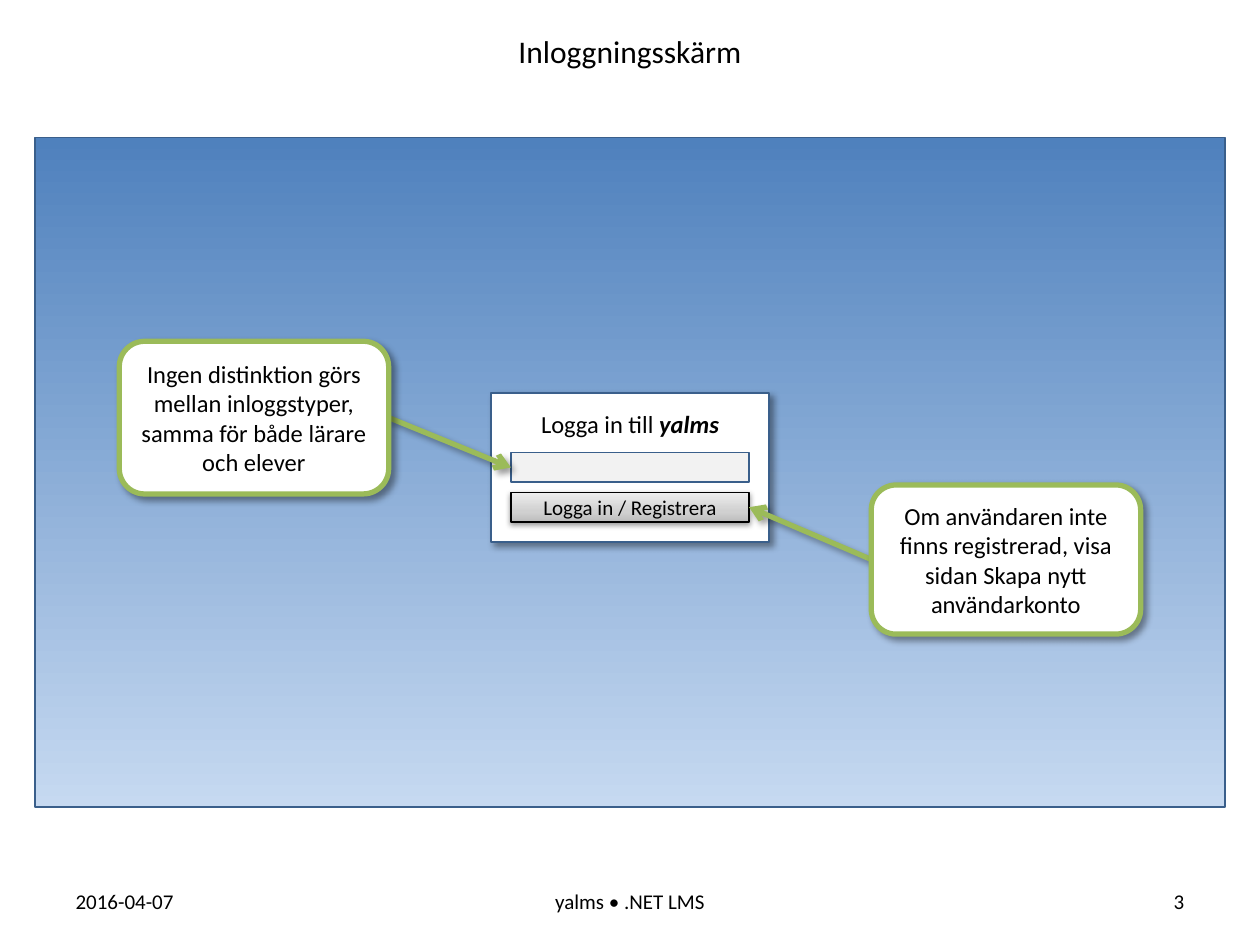
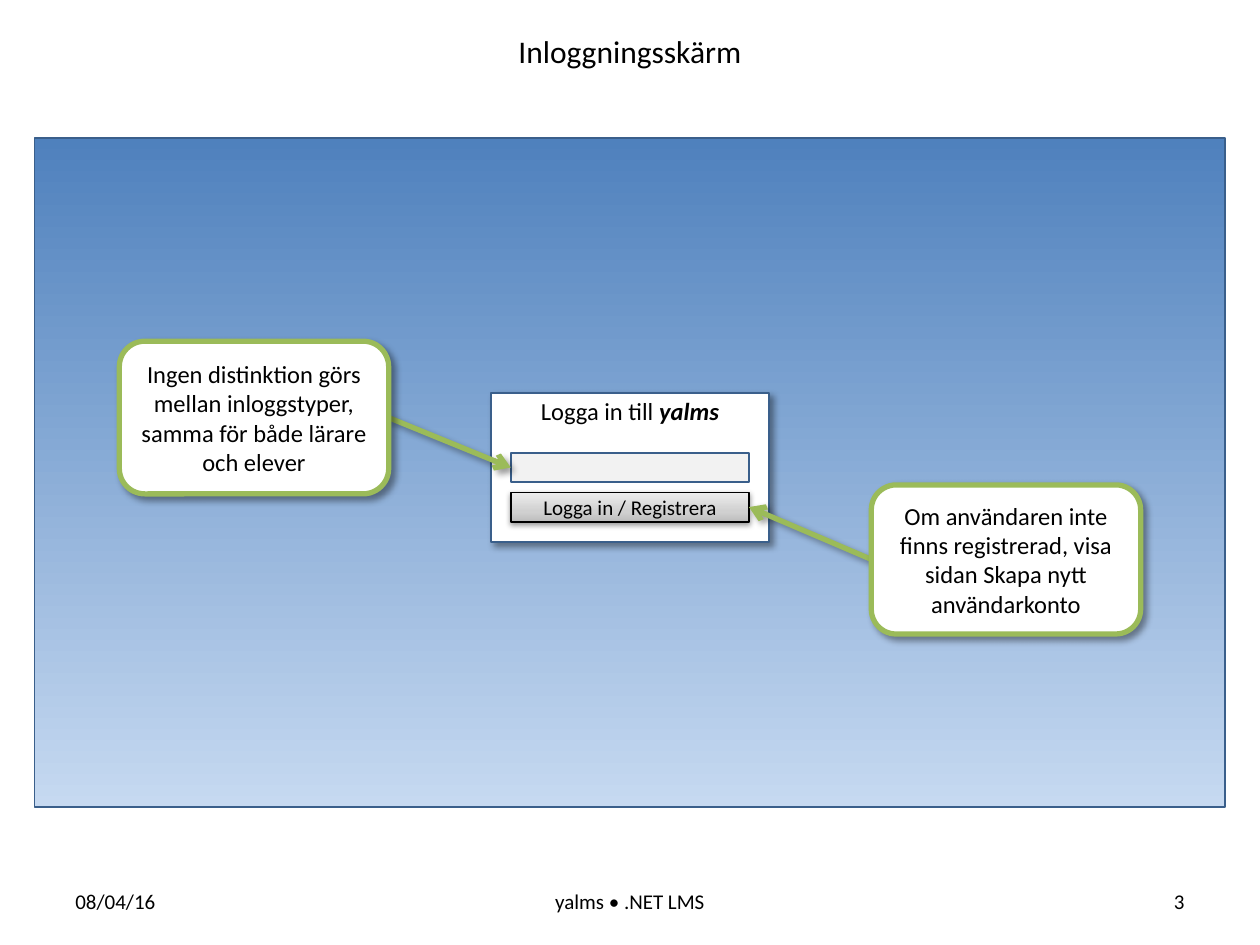
Before and after one commit to sc-elev/yalms, a slide deck: slide 3 of doc/Presentation_yalms.pptx. Drawn at 1260x945 pixels with LibreOffice and Linux fonts; fonts in the diff are those of the drawing. Boxes give left, top, right and bottom in pixels: in the first picture for what was removed or moved away, otherwise in the second. Text is boxed around its words. In the diff, an @@ line names an element or a change of style, - is before the commit and + after.

```diff
--- a/doc/Presentation_yalms.pptx
+++ b/doc/Presentation_yalms.pptx
@@ rectangle at (x1=35, y1=137, x2=1226, y2=806): outline #3A5F8C 1 pt to #3A5F8C 0.99 pt @@
@@ rectangle "Logga in till yalms" at (x1=491, y1=393, x2=769, y2=542): outline #3A5F8C 1 pt to #3A5F8C 0.99 pt @@
@@ text at (x1=75, y1=894, x2=155, y2=910): text changed @@
-2016-04-07
+08/04/16
```
Also in this commit, not shown: 20 other slides changed, 4 slides added.
